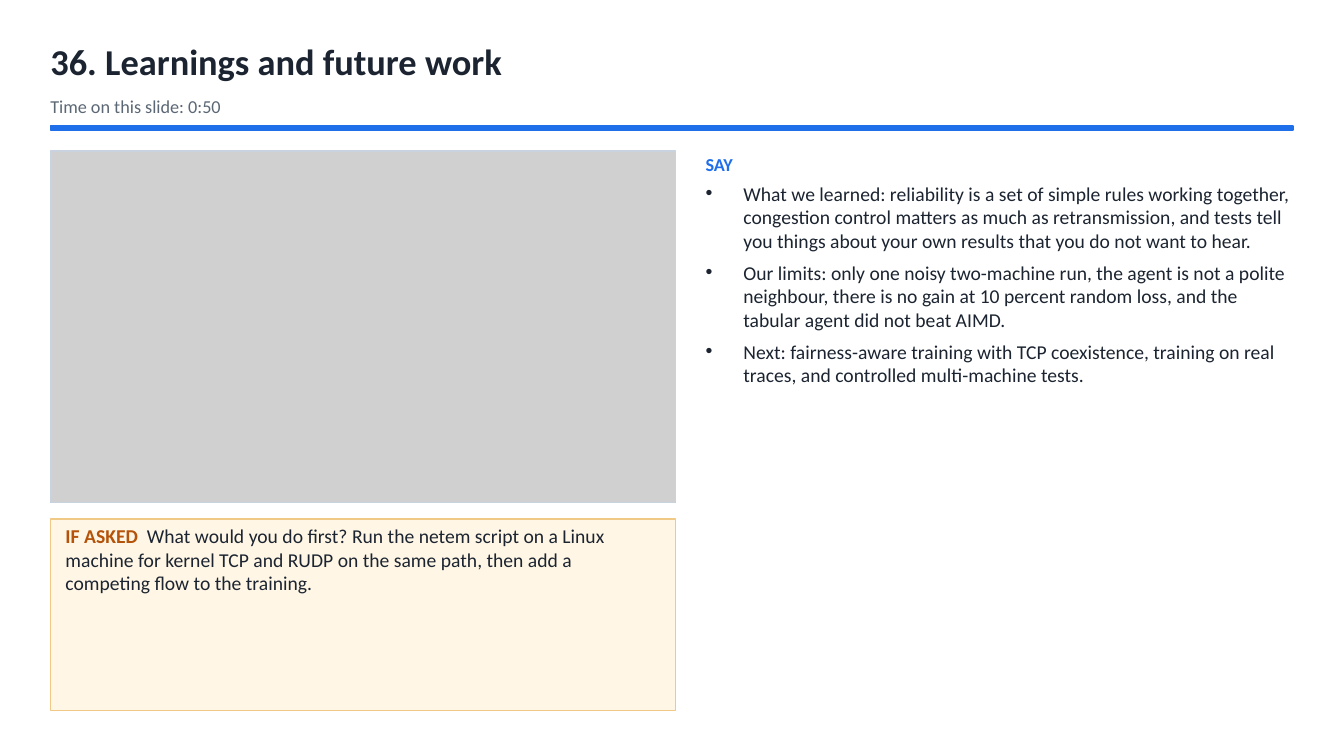
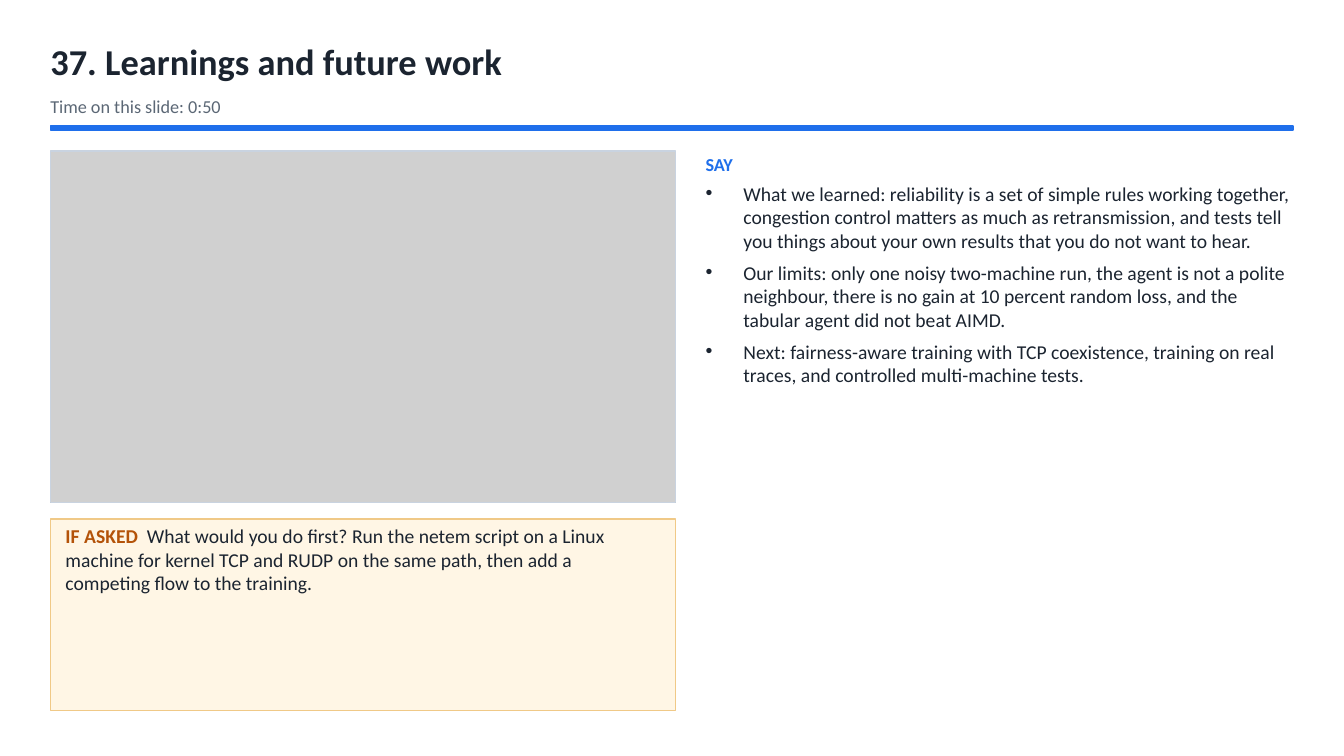
Before and after one commit to Capsturrrr/REPLIC, a slide deck: slide 39 of docs/final/RUDP_Host_Guide.pptx (slide 38 before the commit). Drawn at 1344x756 pixels with LibreOffice and Linux fonts; fonts in the diff are those of the drawing; grey boxes stand for pictures. Boxes give left, top, right and bottom in pixels: in the first picture for what was removed or moved away, otherwise in the second. Text is boxed around its words. In the diff, an @@ line names an element or a change of style, - is before the commit and + after.

```diff
--- a/docs/final/RUDP_Host_Guide.pptx
+++ b/docs/final/RUDP_Host_Guide.pptx
@@ text at (50, 49, 502, 81): text changed @@
-36. Learnings and future work
+37. Learnings and future work
```
Also in this commit, not shown: 7 other slides changed, 1 slide added, 5 other files.
